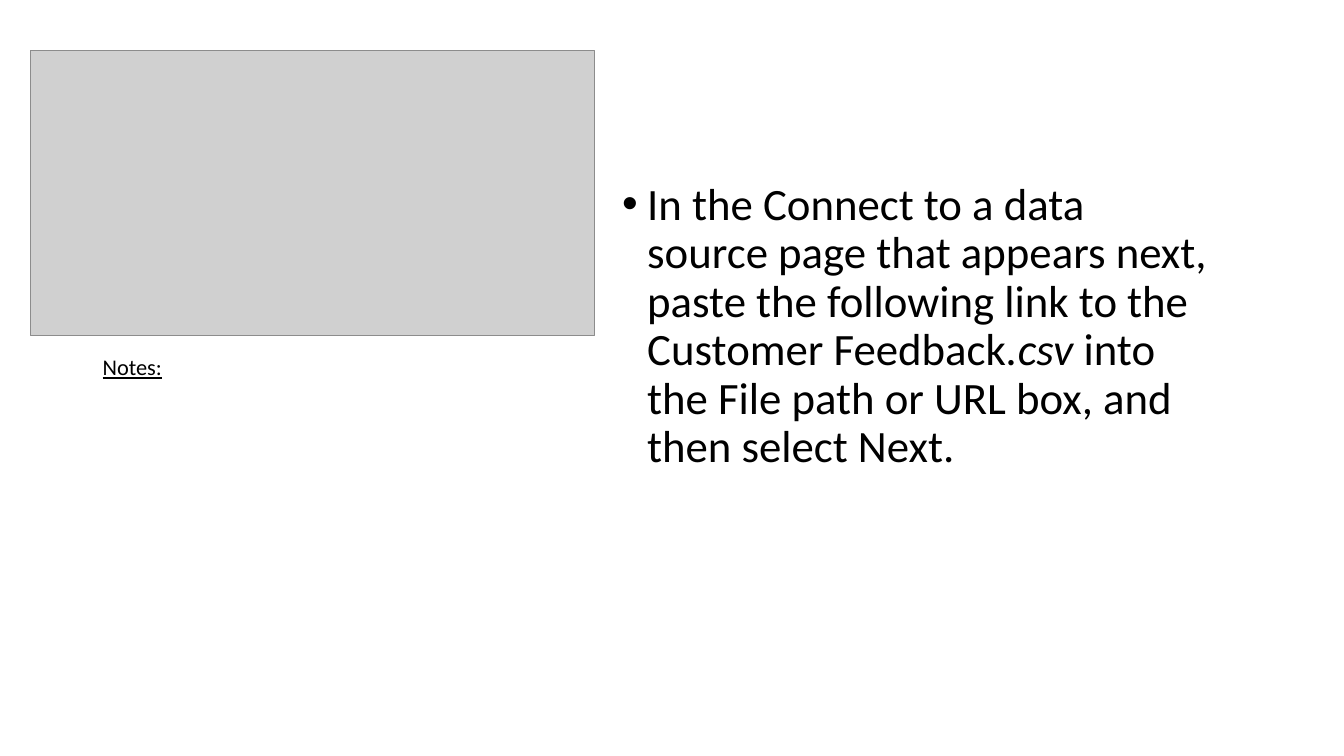
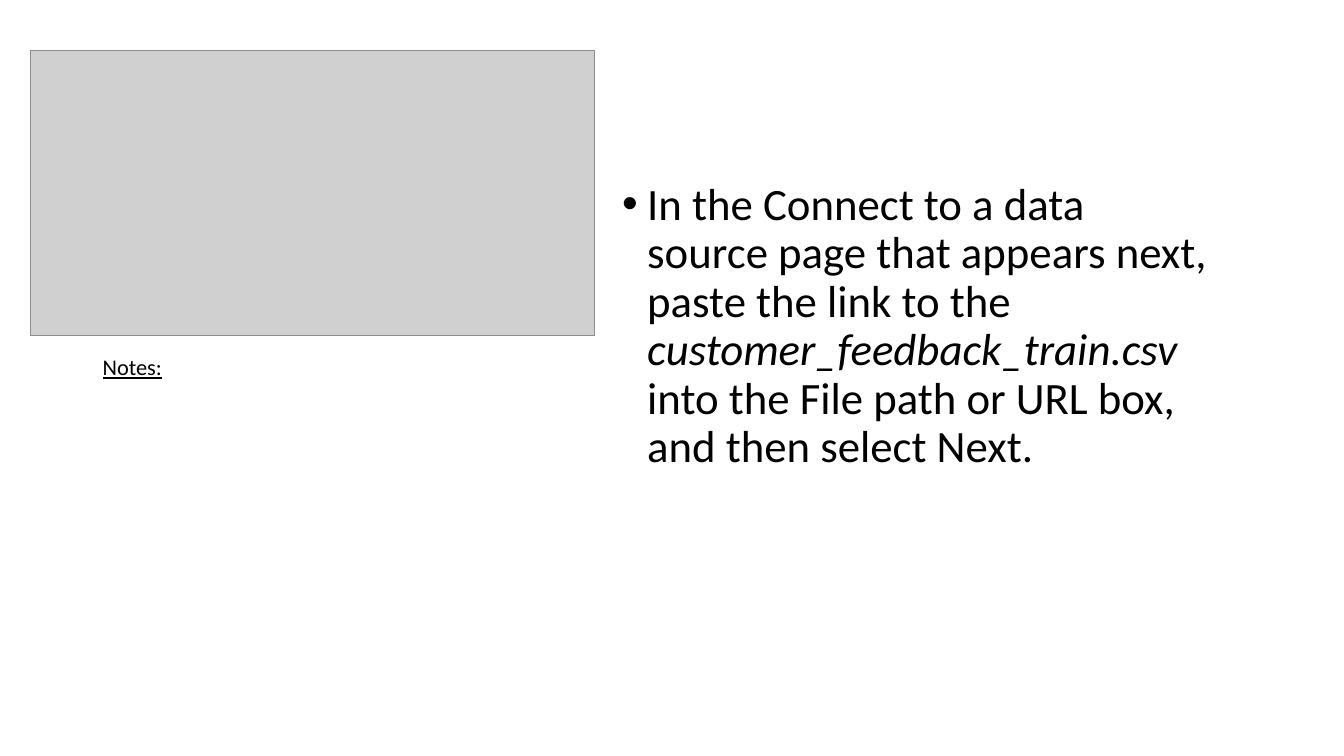
Before and after one commit to aphilip94/bootcamp, a slide deck: slide 8 of AutoML Lab manual.pptx. Drawn at 1344x756 pixels with LibreOffice and Linux fonts; fonts in the diff are those of the drawing; grey boxes stand for pictures. Boxes give left, top, right and bottom in pixels: in the first picture for what was removed or moved away, otherwise in the second. Text is boxed around its words. In the diff, an @@ line names an element or a change of style, - is before the commit and + after.

```diff
--- a/AutoML Lab manual.pptx
+++ b/AutoML Lab manual.pptx
@@ text at box(647, 189, 1207, 463): text changed @@
-• In the Connect to a data source page that appears next, paste the following link to the Customer Feedback.csv into the File path or URL box, and then select Next.
+• In the Connect to a data source page that appears next, paste the link to the customer_feedback_train.csv
+  into the File path or URL box, and then select Next.
```
Also in this commit, not shown: 1 other slide changed.
